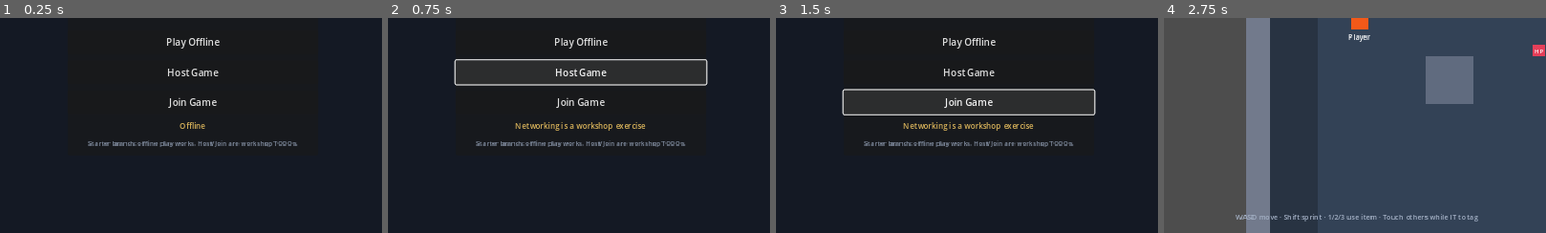
Above: before the commit, frames 1-4 (left to right).
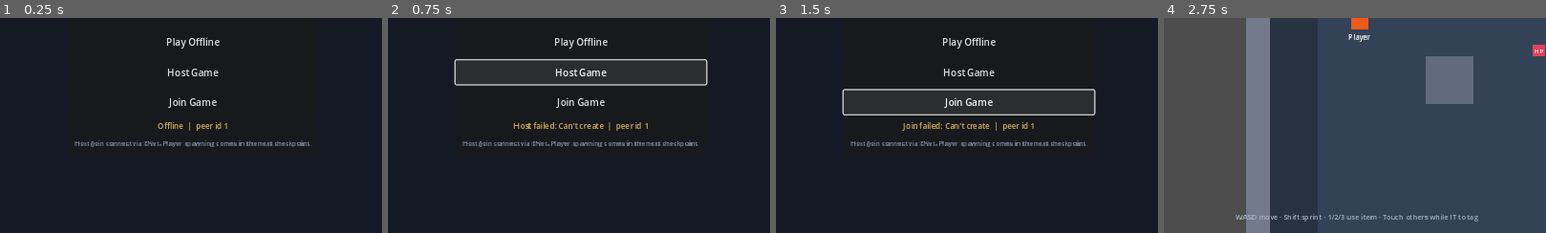
Above: after the commit, the same moments.

Repository: aderoian/multiplayer_fundamentals_workshop
Game: Godot game, scene res://scenes/menu.tscn
Two runs of this game, one before a commit and one after it. Both use one fixed random seed, a clock stepped at 60 frames per second and the inputs below.
Inputs:
- Up to frame 1 (0.25 s): no input
- Up to frame 2 (0.75 s): click "Host Game" at 0.5 s
- Up to frame 3 (1.5 s): click "Join Game" at 1.25 s
- Up to frame 4 (2.75 s): click "Play Offline" at 2 s
The pictures show only the part of the screen within x 25-75%, y 50-100%; the shares and areas given below are measured in that part.

The runs differ from the first frame. In frame 1, 1.1% of the frame differs, in the area x 19-81%, y 48-60%; in frame 2, 1.5%; in frame 3, 1.5%; in frame 4, nothing differs.

Commit message:
checkpoint 01: ENet host/join with peer id and connection status

Diff:
--- a/network/network_manager.gd
+++ b/network/network_manager.gd
@@ -1,9 +1,10 @@
 extends Node
-## NetworkManager autoload — connection entry points for the workshop.
-## Starter branch: Host/Join are intentionally incomplete (teaching TODOs).
+## NetworkManager autoload — ENet host/join (checkpoint 01).
 
 signal connection_changed(status_text: String)
 signal peer_list_changed
+signal server_ready
+signal client_connected_ok
 
 const DEFAULT_PORT: int = 7777
 const DEFAULT_MAX_CLIENTS: int = 8
@@ -13,45 +14,59 @@
 var port: int = DEFAULT_PORT
 var status_text: String = "Offline"
 var local_peer_id: int = 1
+## peer_id -> display name (filled as peers connect; names synced later)
+var peer_names: Dictionary = {}
 
 
 func _ready() -> void:
-	# Signals will be wired once ENet is created (checkpoint 01).
-	pass
+	multiplayer.peer_connected.connect(_on_peer_connected)
+	multiplayer.peer_disconnected.connect(_on_peer_disconnected)
+	multiplayer.connected_to_server.connect(_on_connected_to_server)
+	multiplayer.connection_failed.connect(_on_connection_failed)
+	multiplayer.server_disconnected.connect(_on_server_disconnected)
 
 
 func is_online() -> bool:
 	return multiplayer.multiplayer_peer != null
 
 
-func host_game(p_port: int = DEFAULT_PORT, p_name: String = "Host") -> void:
+func host_game(p_port: int = DEFAULT_PORT, p_name: String = "Host") -> Error:
 	player_name = p_name
 	port = p_port
-	# WORKSHOP TODO:
-	# What is wrong: Host Game does not create an ENet server or assign multiplayer.multiplayer_peer.
-	# Concept: ENetMultiplayerPeer.create_server + multiplayer.multiplayer_peer = peer (checkpoint 01).
-	# Why it matters: Without a peer, Godot has no notion of other machines; Host/Join stay dead.
-	# Change: create ENetMultiplayerPeer, call create_server(port), assign it, connect peer signals,
-	# update status_text / local_peer_id, then change scene to the arena. Do NOT spawn players yet
-	# in checkpoint 01 — connection only.
-	status_text = "Networking is a workshop exercise"
+	disconnect_game()
+	var peer := ENetMultiplayerPeer.new()
+	var err: Error = peer.create_server(port, DEFAULT_MAX_CLIENTS)
+	if err != OK:
+		status_text = "Host failed: %s" % error_string(err)
+		connection_changed.emit(status_text)
+		return err
+	multiplayer.multiplayer_peer = peer
+	local_peer_id = multiplayer.get_unique_id()
+	peer_names[local_peer_id] = player_name
+	status_text = "Hosting on port %d (peer %d)" % [port, local_peer_id]
 	connection_changed.emit(status_text)
-	print("[Network] host_game stub — implement ENet server in checkpoint 01")
+	peer_list_changed.emit()
+	server_ready.emit()
+	print("[Network] Host ready peer_id=%d port=%d" % [local_peer_id, port])
+	return OK
 
 
-func join_game(p_address: String = "127.0.0.1", p_port: int = DEFAULT_PORT, p_name: String = "Player") -> void:
+func join_game(p_address: String = "127.0.0.1", p_port: int = DEFAULT_PORT, p_name: String = "Player") -> Error:
 	player_name = p_name
 	address = p_address
 	port = p_port
-	# WORKSHOP TODO:
-	# What is wrong: Join Game does not create an ENet client or connect to a host.
-	# Concept: ENetMultiplayerPeer.create_client(address, port) + multiplayer.multiplayer_peer = peer.
-	# Why it matters: Clients need a peer id assigned by the server and connection callbacks.
-	# Change: create_client, assign peer, connect connected_to_server / connection_failed /
-	# server_disconnected, update UI status. Do not spawn players until checkpoint 02.
-	status_text = "Networking is a workshop exercise"
+	disconnect_game()
+	var peer := ENetMultiplayerPeer.new()
+	var err: Error = peer.create_client(address, port)
+	if err != OK:
+		status_text = "Join failed: %s" % error_string(err)
+		connection_changed.emit(status_text)
+		return err
+	multiplayer.multiplayer_peer = peer
+	status_text = "Connecting to %s:%d ..." % [address, port]
 	connection_changed.emit(status_text)
-	print("[Network] join_game stub — implement ENet client in checkpoint 01")
+	print("[Network] Client connecting to %s:%d" % [address, port])
+	return OK
 
 
 func disconnect_game() -> void:
@@ -60,6 +75,7 @@
 		multiplayer.multiplayer_peer = null
 	status_text = "Offline"
 	local_peer_id = 1
+	peer_names.clear()
 	connection_changed.emit(status_text)
 	peer_list_changed.emit()
 
@@ -70,3 +86,43 @@
 	status_text = "Offline"
 	local_peer_id = 1
 	connection_changed.emit(status_text)
+
+
+func _on_peer_connected(id: int) -> void:
+	print("[Network] peer_connected id=%d" % id)
+	peer_list_changed.emit()
+	# WORKSHOP TODO:
+	# What is wrong: A connected peer does not yet get a Player CharacterBody2D.
+	# Concept: spawn/despawn one player instance per peer_id (checkpoint 02).
+	# Why it matters: Without instances there is nothing to move, tag, or sync.
+	# Change: on peer_connected (and for the host itself when entering the arena),
+	# spawn a player with that peer_id and name; despawn on peer_disconnected.
+	# Authority is checkpoint 03 — instances may still all read local input until then.
+
+
+func _on_peer_disconnected(id: int) -> void:
+	print("[Network] peer_disconnected id=%d" % id)
+	peer_names.erase(id)
+	peer_list_changed.emit()
+
+
+func _on_connected_to_server() -> void:
+	local_peer_id = multiplayer.get_unique_id()
+	peer_names[local_peer_id] = player_name
+	status_text = "Connected as peer %d" % local_peer_id
+	connection_changed.emit(status_text)
+	peer_list_changed.emit()
+	client_connected_ok.emit()
+	print("[Network] connected_to_server peer_id=%d" % local_peer_id)
+
+
+func _on_connection_failed() -> void:
+	status_text = "Connection failed"
+	connection_changed.emit(status_text)
+	disconnect_game()
+
+
+func _on_server_disconnected() -> void:
+	status_text = "Server disconnected"
+	connection_changed.emit(status_text)
+	disconnect_game()
--- a/scenes/menu.tscn
+++ b/scenes/menu.tscn
@@ -140,6 +140,6 @@
 layout_mode = 2
 theme_override_colors/font_color = Color(0.55, 0.6, 0.68, 1)
 theme_override_font_sizes/font_size = 11
-text = "Starter branch: offline play works. Host/Join are workshop TODOs."
+text = "Host/Join connect via ENet. Player spawning comes in the next checkpoint."
 horizontal_alignment = 1
 autowrap_mode = 2
--- a/scripts/ui/menu.gd
+++ b/scripts/ui/menu.gd
@@ -1,5 +1,5 @@
 extends Control
-## Main menu — Play Offline works; Host/Join are workshop exercises on starter.
+## Main menu — Play Offline, Host, Join (ENet from checkpoint 01).
 
 @onready var name_edit: LineEdit = $Center/Panel/VBox/NameRow/NameEdit
 @onready var ip_edit: LineEdit = $Center/Panel/VBox/IpRow/IpEdit
@@ -20,6 +20,8 @@
 	host_btn.pressed.connect(_on_host)
 	join_btn.pressed.connect(_on_join)
 	Network.connection_changed.connect(_on_status)
+	Network.server_ready.connect(_enter_arena)
+	Network.client_connected_ok.connect(_enter_arena)
 	_on_status(Network.status_text)
 	title_label.text = "NETWORK TAG"
 	subtitle.text = "Multiplayer Fundamentals Workshop"
@@ -32,15 +34,21 @@
 
 func _on_host() -> void:
 	var p: int = int(port_edit.text)
-	Network.host_game(p, name_edit.text.strip_edges())
-	# Starter: host_game is a stub — do not enter the arena until networking works (01+).
-	# Later checkpoints will change_scene after a successful create_server.
+	var err: Error = Network.host_game(p, name_edit.text.strip_edges())
+	if err != OK:
+		return
+	# server_ready enters arena
 
 
 func _on_join() -> void:
 	var p: int = int(port_edit.text)
 	Network.join_game(ip_edit.text.strip_edges(), p, name_edit.text.strip_edges())
+	# client_connected_ok enters arena
+
+
+func _enter_arena() -> void:
+	get_tree().change_scene_to_file("res://scenes/arena.tscn")
 
 
 func _on_status(text: String) -> void:
-	status_label.text = text
+	status_label.text = "%s  |  peer id %d" % [text, Network.local_peer_id]
Not shown, changed: README.md
Not shown, changed: network/README.md
